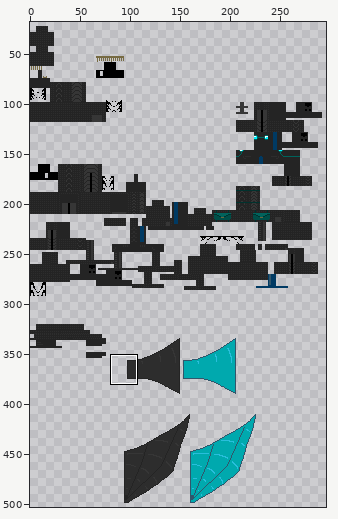
A sprite sheet gets an edit: src/test/resources/NKevinVI_newborn.png. The picture above shows the old version from afar; the outline marks the close-up.
Close-up. Before the edit:
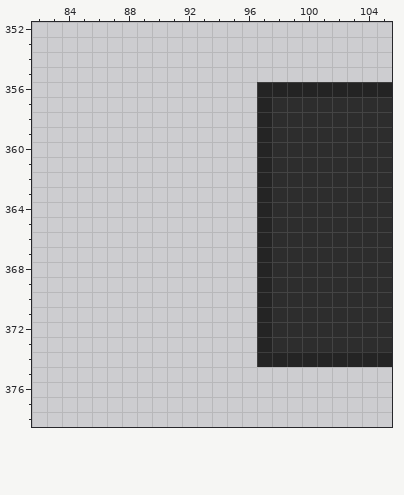
The file is 512x512 pixels. Colours within 5 levels of each other are drawn and written as one. Shown: x 82..105, y 352..378. The wide view leaves out empty margins. The commit also changed other parts of the picture, which this record leaves out.
After the commit:
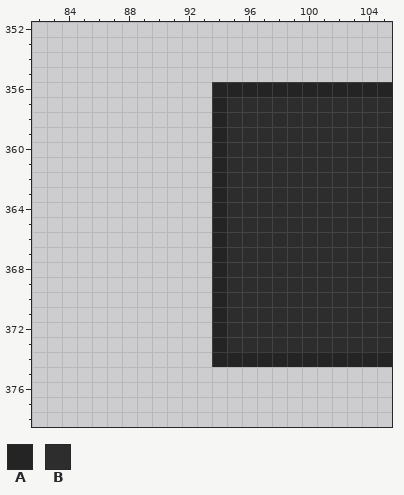
Palette (. is transparent): A #242424  B #2d2d2d
From old to new:
y 356: x 94..96 ... -> AAA
y 357..373: x 94..97 ...A -> ABBB
y 374: x 94..96 ... -> AAA
Boxes around the changes in both close-ups, in picture pixels (x1, y1, x2, y2):
changed: (212, 82, 272, 367)
